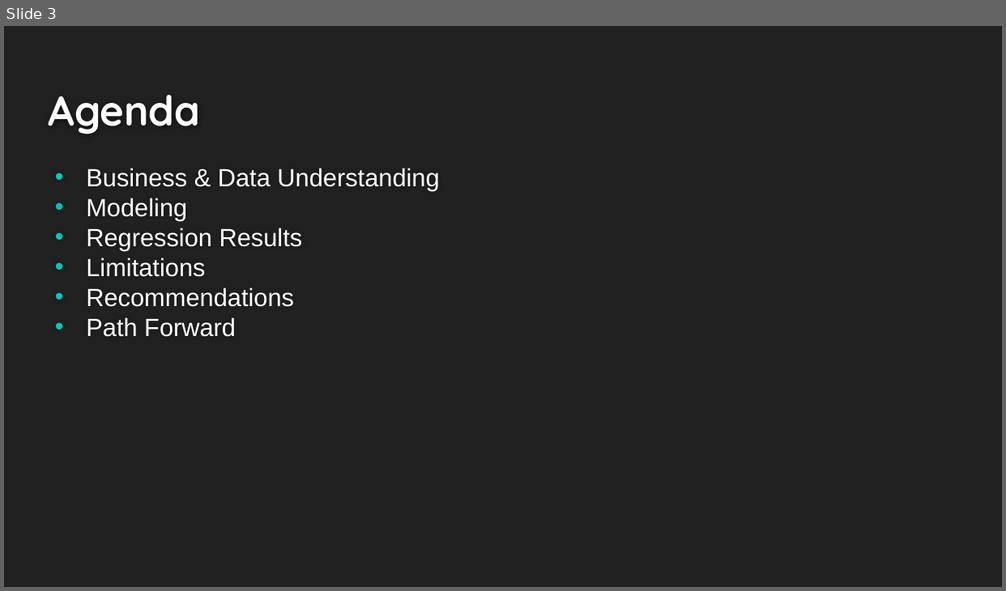
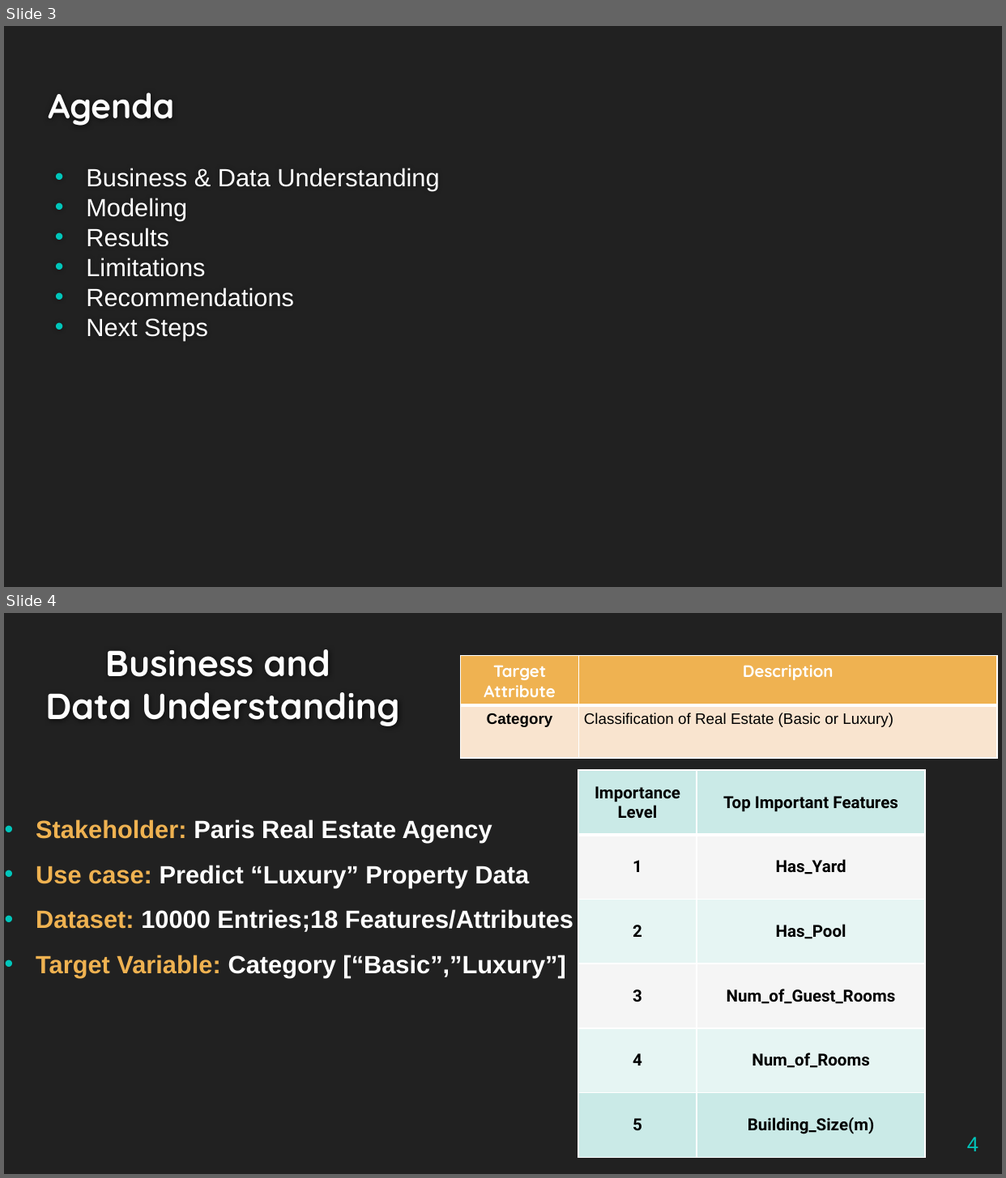
Before and after one commit to Dmvinedata/Paris_Housing_P3, a slide deck: Phase3_Project_Presentation_DJackson.pptx. Shown one above the other, each under a label of ours: slide 3 before the commit, slides 3 and 4 after it. The pictures are 1006x591 and 1006x1178 pixels, drawn with LibreOffice and Linux fonts; fonts in the diff are those of the drawing. Boxes give left, top, right and bottom in pixels: in the first picture for what was removed or moved away, otherwise in the second. Text is boxed around its words. In the diff, an @@ line names an element or a change of style, - is before the commit and + after.

```diff
--- a/Phase3_Project_Presentation_DJackson.pptx
+++ b/Phase3_Project_Presentation_DJackson.pptx
@@ slide 4 added at [4,613,1002,1174], background #212121 @@
@@ title added at [45,649,400,726], 26.1 pt, text #FEFEFE, bold @@
+Business and
+Data Understanding
@@ table added at [460,656,997,759], 2 rows, 2 columns @@
+Target Attribute | Description
+Category | Classification of Real Estate (Basic or Luxury)
@@ table added at [579,771,926,1158], 6 rows, 2 columns @@
+Importance Level | Top Important Features
+1 | Has_Yard
+2 | Has_Pool
+3 | Num_of_Guest_Rooms
+4 | Num_of_Rooms
+5 | Building_Size(m)
@@ text added at [36,820,573,977], 18 pt, text #FFFFFF, bold @@
+• Stakeholder: Paris Real Estate Agency
+• Use case: Predict “Luxury” Property Data
+• Dataset: 10000 Entries;18 Features/Attributes
+• Target Variable: Category [“Basic”,”Luxury”]
@@ page number added at [967,1137,978,1152], 15 pt, text #00C6BB @@
+4
@@ slide 3 changed as well @@
@@ title "Agenda" at [48,92,174,126]: size 30 to 24.9 pt @@
@@ text at [86,228,169,247]: text changed @@
-• Regression Results
+• Results
@@ text at [86,318,208,340]: text changed @@
-• Path Forward
+• Next Steps
```
Also in this commit, not shown: 5 other slides changed, 5 other slides added, 6 slides removed, 5 other files.
